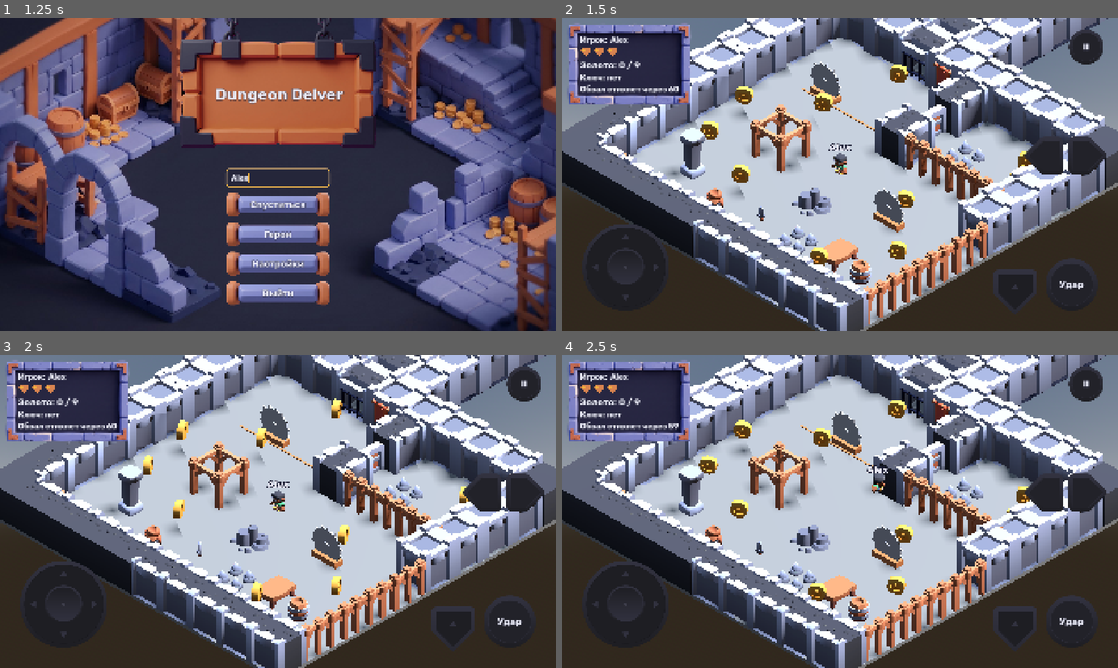
Above: before the commit, frames 1-4 (two rows, left to right).
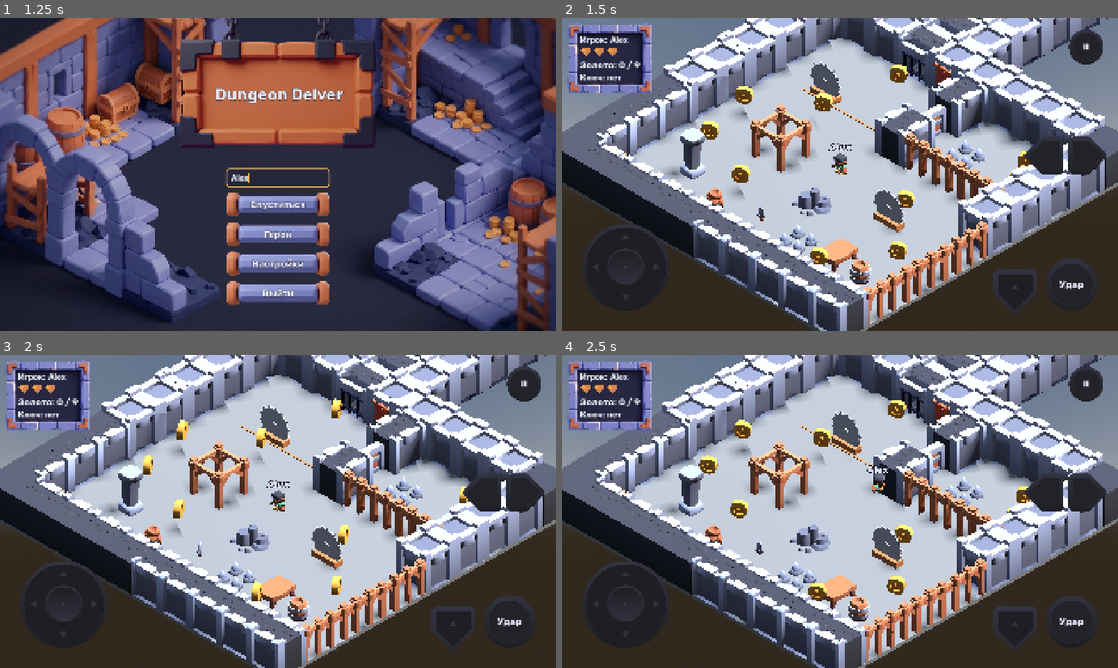
Above: after the commit, the same moments.

Repository: farikgg/godot_assignment
Game: Godot game, scene res://scenes/main_menu.tscn
The game is run twice, just before and just after one commit, with the same random seed, the same clock (stepped at 60 frames per second) and the same inputs.
Inputs (mouse positions are in pixels of both pictures, inside the frame that each line leads up to):
- Up to frame 1 (1.25 s): click (278, 177) at 0.52 s; type "Alex" at 0.6 s
- Up to frame 2 (1.5 s): click "Спуститься" at 1.25 s
- Up to frame 3 (2 s): no input
- Up to frame 4 (2.5 s): move the mouse to (962, 495) at 2.02 s; hold D (move_right) from 2.03 s (still down); hold J (attack) from 2.03 s (still down); click (962, 495) at 2.17 s; tap Space (jump) at 2.27 s

Frame 1 is identical in both runs. In frame 2, 3.2% of the frame differs, in the area x 1-23%, y 1-28%; in frame 3, 3.2%; in frame 4, 3.2%.

Commit message:
Midterm 1: Level script, kill zone, no survival timer
- git mv scripts/main.gd -> scripts/level.gd (class_name Level, shared
  by every level): level_title toast on start; gold, key, gate, sword
  hint and HUD as before; the exit shows «Уровень пройден!» (or the win
  text on the last level) and calls GameFlow.next_level(gold) after
  1.5 s; death -> GameFlow.restart_level() after 1.5 s. The gate is
  opened by the key only («Решётка опущена. Найди ключ»).
- The A6 survival timer and its HUD label are gone.
- Health.kill(): zero HP and died at once, ignoring invincibility.
- scenes/props/kill_zone.tscn + scripts/kill_zone.gd: wide flat Area3D
  under a level that kills the player who falls into it.

Co-Authored-By: Claude Opus 5.5 <noreply@anthropic.com>

Diff:
--- a/scenes/levels/level_1.tscn
+++ b/scenes/levels/level_1.tscn
@@ -1,6 +1,6 @@
 [gd_scene format=3 uid="uid://dpdskwx6d4h04"]
 
-[ext_resource type="Script" uid="uid://o800sigabfwg" path="res://scripts/main.gd" id="1_0cso3"]
+[ext_resource type="Script" uid="uid://o800sigabfwg" path="res://scripts/level.gd" id="1_0cso3"]
 [ext_resource type="PackedScene" uid="uid://com1yoydlpm6f" path="res://scenes/coin.tscn" id="2_2klcf"]
 [ext_resource type="PackedScene" uid="uid://b3b70jygclukh" path="res://scenes/player.tscn" id="3_2lpho"]
 [ext_resource type="PackedScene" path="res://scenes/props/banner.tscn" id="d_banner"]
--- /dev/null
+++ b/scenes/props/kill_zone.tscn
@@ -0,0 +1,14 @@
+[gd_scene format=3]
+
+[ext_resource type="Script" path="res://scripts/kill_zone.gd" id="1_script"]
+
+[sub_resource type="BoxShape3D" id="BoxShape3D_kill"]
+size = Vector3(400, 2, 400)
+
+[node name="KillZone" type="Area3D"]
+collision_layer = 0
+monitorable = false
+script = ExtResource("1_script")
+
+[node name="CollisionShape3D" type="CollisionShape3D" parent="."]
+shape = SubResource("BoxShape3D_kill")
--- a/scenes/ui/hud.tscn
+++ b/scenes/ui/hud.tscn
@@ -66,10 +66,5 @@
 layout_mode = 2
 text = "Ключ: нет"
 
-[node name="SurvivalLabel" type="Label" parent="HudPanel/HudBox"]
-unique_name_in_owner = true
-layout_mode = 2
-text = "Обвал стихнет через 60"
-
 [node name="Toast" parent="." instance=ExtResource("4_toast")]
 unique_name_in_owner = true
--- a/scripts/health.gd
+++ b/scripts/health.gd
@@ -40,6 +40,15 @@
 		return
 	_invincibility()
 
+## Instant death (a fall into a pit): ignores invincibility, emits died once.
+func kill() -> void:
+	if _dead:
+		return
+	current = 0
+	_dead = true
+	changed.emit(current, max_hp)
+	died.emit()
+
 func heal(amount: int) -> void:
 	if amount <= 0 or _dead:
 		return
--- /dev/null
+++ b/scripts/kill_zone.gd
@@ -0,0 +1,14 @@
+extends Area3D
+## Wide trigger below a level: the player falling into a pit dies at once, invincible or not.
+
+func _ready() -> void:
+	body_entered.connect(_on_body_entered)
+
+func _on_body_entered(body: Node3D) -> void:
+	if not body.is_in_group("player"):
+		return
+	var health: Health = body.get_node_or_null("Health") as Health
+	if health == null:
+		push_error("KillZone: player %s has no Health child" % body.name)
+		return
+	health.kill()
--- a/scripts/main.gd
+++ b/scripts/level.gd
@@ -1,14 +1,22 @@
+class_name Level
 extends Node3D
+## Shared logic of every level: gold, key and gate, HUD, exit to the next level, death and restart.
 
 const MESSAGE_DURATION: float = 2.0
+const TITLE_DURATION: float = 2.5
+const LEVEL_DONE_TEXT: String = "Уровень пройден!"
 const WIN_TEXT: String = "Ты выбрался на свет!"
 const GATE_OPEN_TEXT: String = "Решётка поднялась. Путь свободен"
-const GATE_CLOSED_TEXT: String = "Решётка опущена. Продержись, пока не стихнет обвал"
+const GATE_CLOSED_TEXT: String = "Решётка опущена. Найди ключ"
 const GAME_OVER_TEXT: String = "Тьма поглотила тебя…"
 const SWORD_FOUND_TEXT: String = "Меч найден. J, X или ЛКМ — удар"
 const SWORD_HINT_DURATION: float = 3.0
 const RESTART_DELAY: float = 1.5
-const SURVIVAL_TIME: float = 60.0
+## Pause between reaching the exit and loading the next level, so the toast can be read.
+const EXIT_DELAY: float = 1.5
+
+## Shown as a toast when the level starts, e.g. «Уровень 1 — Верхние залы».
+@export var level_title: String = ""
 
 @onready var hud: Hud = $HUD
 
@@ -17,10 +25,10 @@
 var has_key: bool = false
 var _has_won: bool = false
 var _game_over: bool = false
-var _survival_timer: Timer
 
 func _ready() -> void:
-	assert(hud != null, "Main needs a HUD instance (scenes/ui/hud.tscn)")
+	assert(hud != null, "Level needs a HUD instance (scenes/ui/hud.tscn)")
+	GameFlow.register_level(scene_file_path)
 	hud.set_player_name(Profile.player_name)
 
 	var coins: Array[Node] = get_tree().get_nodes_in_group("coins")
@@ -51,20 +59,10 @@
 		health.died.connect(_on_player_died)
 		hud.set_hearts(health.current, health.max_hp)
 
-	# one-shot Timer: stops counting while the tree is paused
-	_survival_timer = Timer.new()
-	_survival_timer.one_shot = true
-	_survival_timer.wait_time = SURVIVAL_TIME
-	_survival_timer.timeout.connect(_on_survived)
-	add_child(_survival_timer)
-	_survival_timer.start()
-
 	hud.set_coins(coins_collected, coins_total)
 	hud.set_key(has_key)
-	_update_survival_time()
-
-func _process(_delta: float) -> void:
-	_update_survival_time()
+	if not level_title.is_empty():
+		hud.show_message(level_title, TITLE_DURATION)
 
 func _on_coin_collected() -> void:
 	coins_collected += 1
@@ -87,43 +85,33 @@
 func _find_player_health() -> Health:
 	var player: Node = get_tree().get_first_node_in_group("player")
 	if player == null:
-		push_error("Main: no node in group \"player\"")
+		push_error("Level: no node in group \"player\"")
 		return null
 	var health: Health = player.get_node_or_null("Health") as Health
 	if health == null:
-		push_error("Main: player has no Health child")
+		push_error("Level: player has no Health child")
 	return health
 
 func _on_player_died() -> void:
 	if _game_over or _has_won:
 		return
 	_game_over = true
-	_survival_timer.paused = true
 	hud.show_message(GAME_OVER_TEXT)
 	# process_always = false: the countdown waits while the game is paused
 	await get_tree().create_timer(RESTART_DELAY, false).timeout
-	get_tree().paused = false
-	get_tree().reload_current_scene()
-
-func _on_survived() -> void:
-	if _game_over or _has_won:
-		return
-	get_tree().call_group("locked_gate", "open")
-	_show_timed(GATE_OPEN_TEXT)
-
-func _update_survival_time() -> void:
-	hud.set_survival_time(ceili(_survival_timer.time_left) if not _survival_timer.is_stopped() else 0)
+	GameFlow.restart_level()
 
 func _on_exit_reached() -> void:
-	# after a win the exit is inert, so re-entering can't print or reset the message
+	# after the exit is reached it is inert, so re-entering can't trigger the move twice
 	if _has_won or _game_over:
 		return
 	_has_won = true
-	_survival_timer.paused = true
-	print("You win!")
-	hud.show_message(WIN_TEXT)
+	var last: bool = GameFlow.current_index >= GameFlow.LEVELS.size() - 1
+	hud.show_message(WIN_TEXT if last else LEVEL_DONE_TEXT)
+	await get_tree().create_timer(EXIT_DELAY, false).timeout
+	GameFlow.next_level(coins_collected)
 
-# short-lived hint; never covers the win / game-over text
+# short-lived hint; never covers the exit / game-over text
 func _show_timed(text: String) -> void:
 	if not _has_won and not _game_over:
 		hud.show_message(text, MESSAGE_DURATION)
--- a/scripts/ui/hud.gd
+++ b/scripts/ui/hud.gd
@@ -1,10 +1,9 @@
 class_name Hud
 extends CanvasLayer
-## Heads-up display. main.gd talks to it only through these methods.
+## Heads-up display. level.gd talks to it only through these methods.
 
 const NAME_CAPTION_TEXT: String = "Игрок:"
 const GOLD_TEXT: String = "Золото: %d / %d"
-const CAVE_IN_TEXT: String = "Обвал стихнет через %d"
 const HAS_KEY_TEXT: String = "Ключ: есть"
 const NO_KEY_TEXT: String = "Ключ: нет"
 const HEART_FULL: Texture2D = preload("res://assets/ui_gen/heart_full.png")
@@ -15,7 +14,6 @@
 @onready var _hearts_box: HBoxContainer = %HeartsBox
 @onready var _coin_label: Label = %CoinLabel
 @onready var _key_label: Label = %KeyLabel
-@onready var _survival_label: Label = %SurvivalLabel
 @onready var _toast: Toast = %Toast
 
 func _ready() -> void:
@@ -39,9 +37,6 @@
 func set_key(has_key: bool) -> void:
 	_key_label.text = HAS_KEY_TEXT if has_key else NO_KEY_TEXT
 
-func set_survival_time(seconds_left: int) -> void:
-	_survival_label.text = CAVE_IN_TEXT % seconds_left
-
 ## Shown as a toast at the top centre. duration <= 0 keeps it until the next message (win, game over).
 func show_message(text: String, duration: float = 0.0) -> void:
 	_toast.show_toast(text, duration)
Not shown, added: scripts/kill_zone.gd.uid
Renamed: scripts/main.gd.uid -> scripts/level.gd.uid
